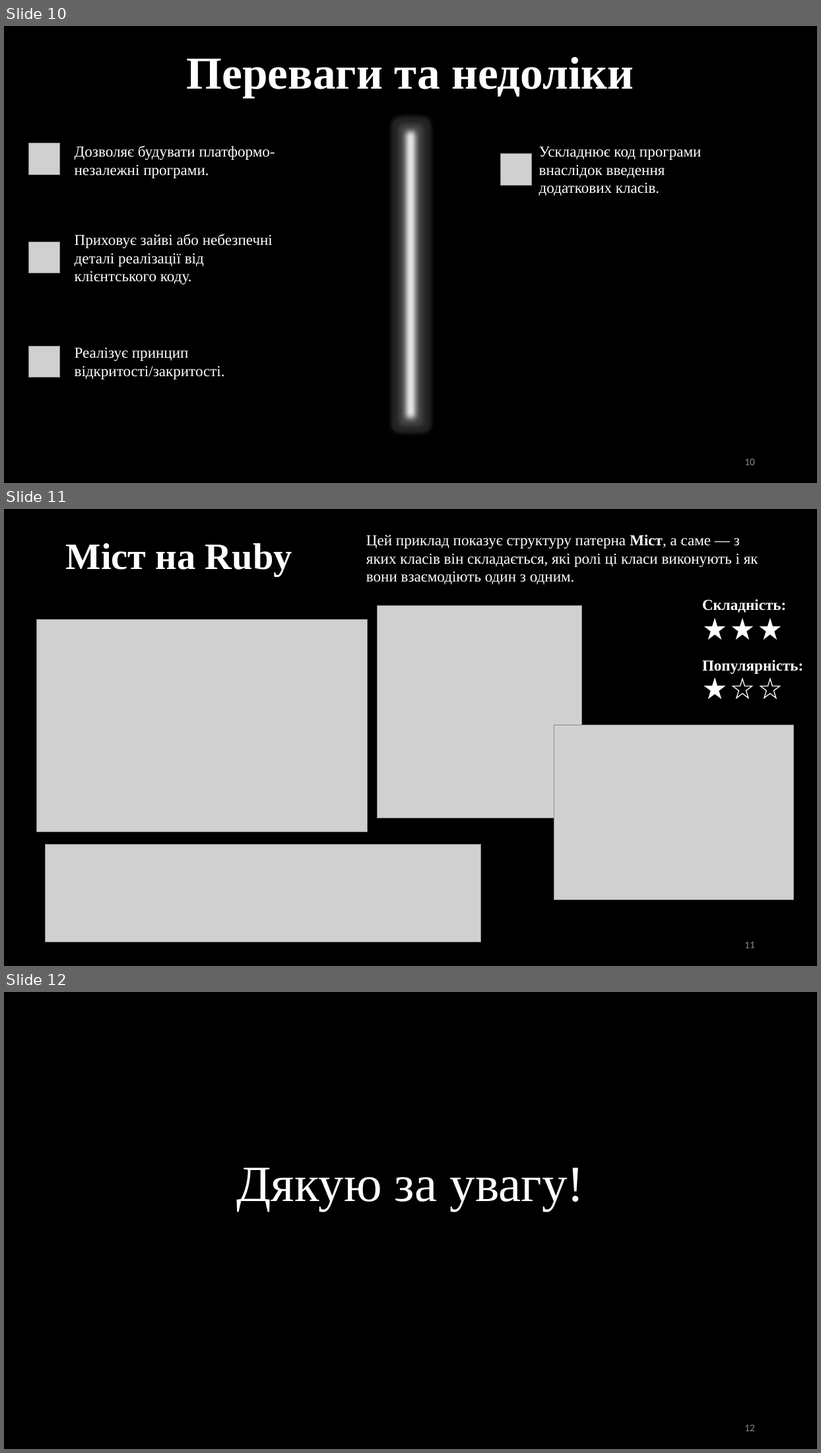
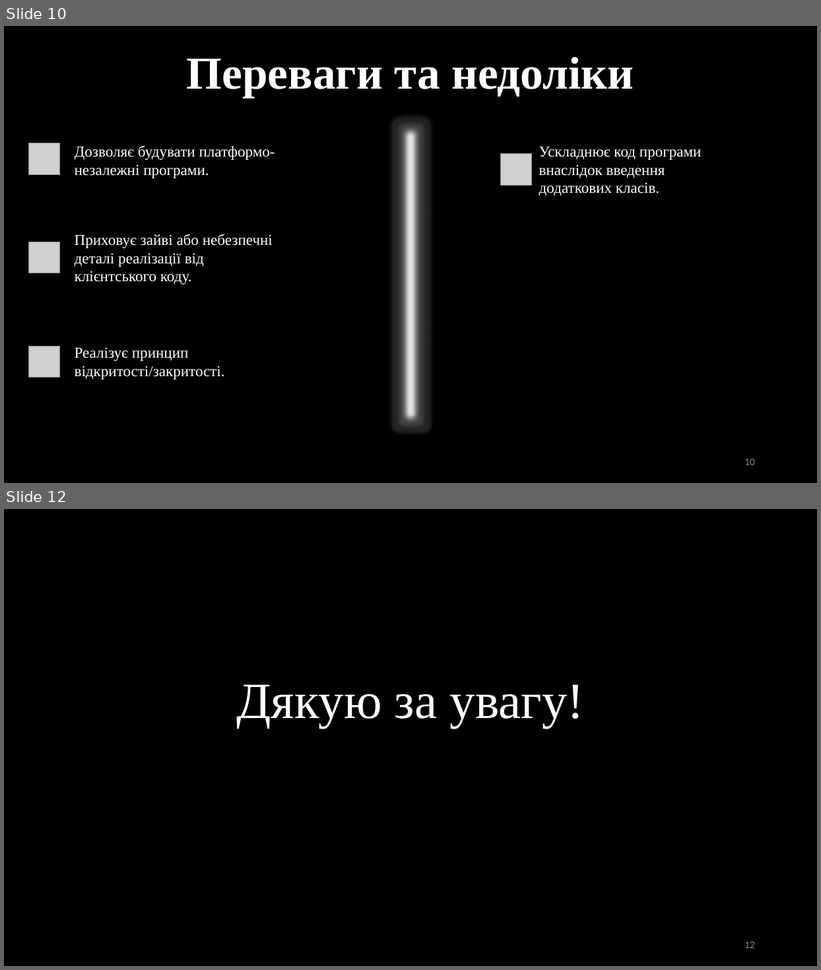
Before and after one commit to yukage1/-programming-technology-stack, a slide deck: Патерн Міст.pptx. Shown one above the other, each under a label of ours: slides 10, 11 and 12 before the commit, slides 10 and 12 after it; the slides between them are not shown. The pictures are 821x1453 and 821x970 pixels, drawn with LibreOffice and Linux fonts; fonts in the diff are those of the drawing; grey boxes stand for pictures. Boxes give left, top, right and bottom in pixels: in the first picture for what was removed or moved away, otherwise in the second. Text is boxed around its words. In the diff, an @@ line names an element or a change of style, - is before the commit and + after.

```diff
--- a/Патерн Міст.pptx
+++ b/Патерн Міст.pptx
@@ slide 11 removed at [4,509,817,966], background #000000 @@
@@ title removed at [66,543,292,576] @@
-Міст на Ruby
@@ text removed at [366,535,758,585] @@
-Цей приклад показує структуру патерна Міст, а саме — з яких класів він складається, які ролі ці класи виконують і як вони взаємодіють один з одним.
@@ picture removed at [378,606,582,819] @@
@@ text removed at [702,599,786,613] @@
-Складність:
@@ picture removed at [37,619,368,832] @@
@@ star removed at [706,619,725,638] @@
@@ star removed at [733,619,752,638] @@
@@ star removed at [761,619,780,638] @@
@@ text removed at [702,660,803,674] @@
-Популярність:
@@ star removed at [706,679,725,698] @@
@@ star removed at [733,679,752,698] @@
@@ star removed at [761,679,780,698] @@
@@ picture removed at [554,725,794,900] @@
@@ picture removed at [46,845,482,942] @@
@@ page number removed at [745,942,755,949] @@
-11
```
Also in this commit, not shown: 1 slide added, 2 other files.
